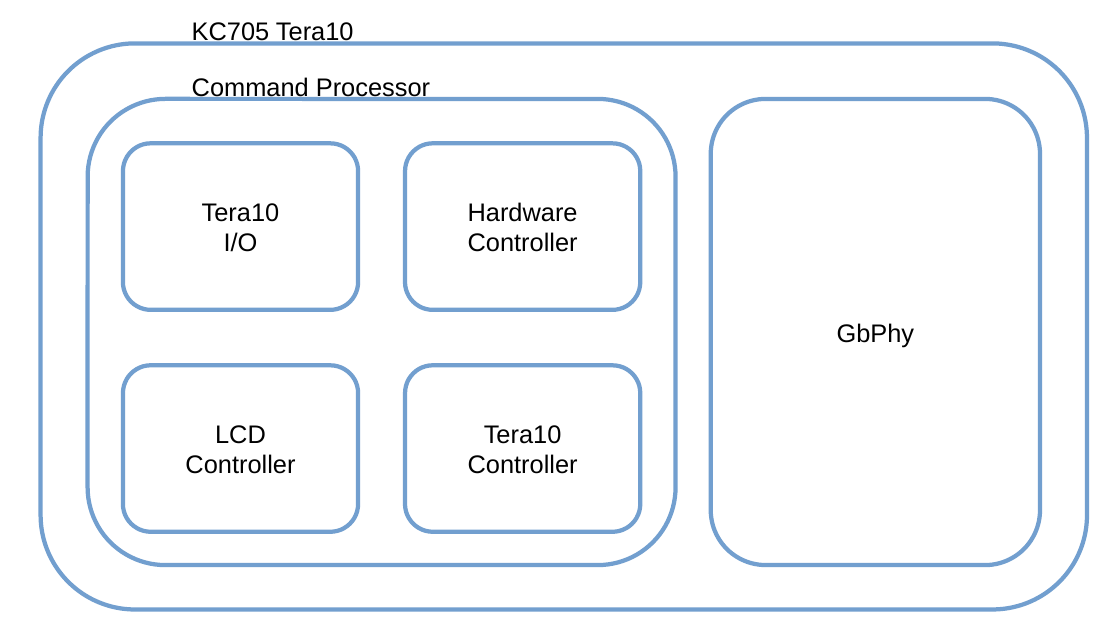
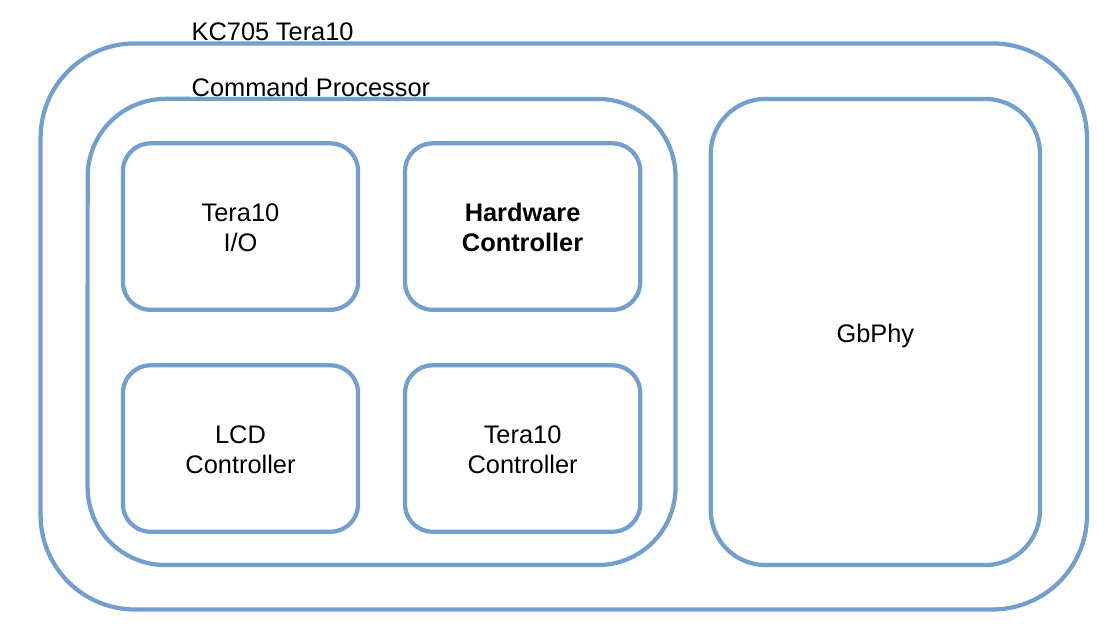
Before and after one commit to stefan-zugravel/prova_intermedia_tesi_stefan, a slide deck: slide 1 of IMG_TO_USE/Tera10kc705.odp. Drawn at 1120x630 pixels with LibreOffice and Linux fonts; fonts in the diff are those of the drawing. Boxes give left, top, right and bottom in pixels: in the first picture for what was removed or moved away, otherwise in the second. Text is boxed around its words. In the diff, an @@ line names an element or a change of style, - is before the commit and + after.

```diff
--- a/IMG_TO_USE/Tera10kc705.odp
+++ b/IMG_TO_USE/Tera10kc705.odp
@@ rounded rectangle "Hardware" at <box>406,143,641,310</box>: bold on @@
```
Also in this commit, not shown: 3 other files.
